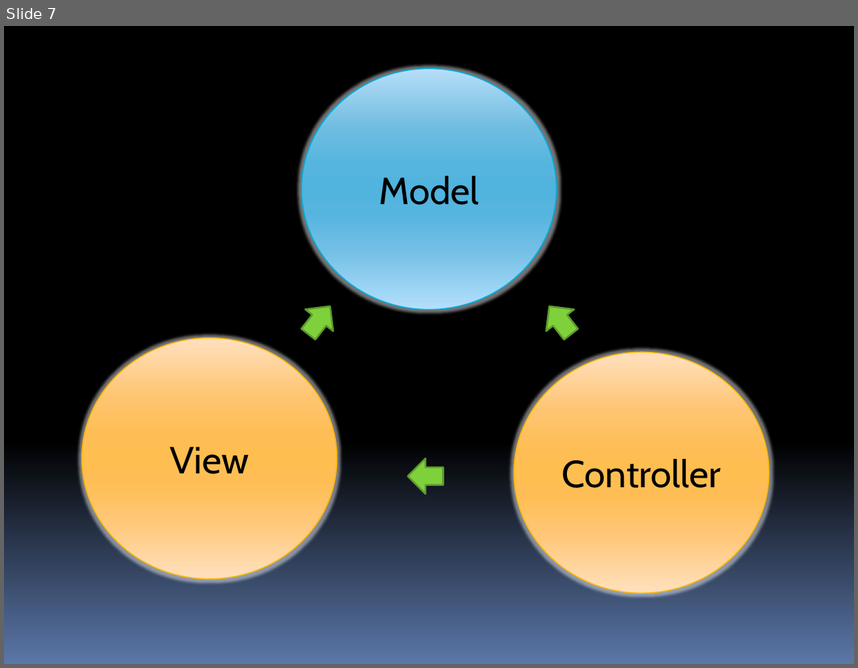
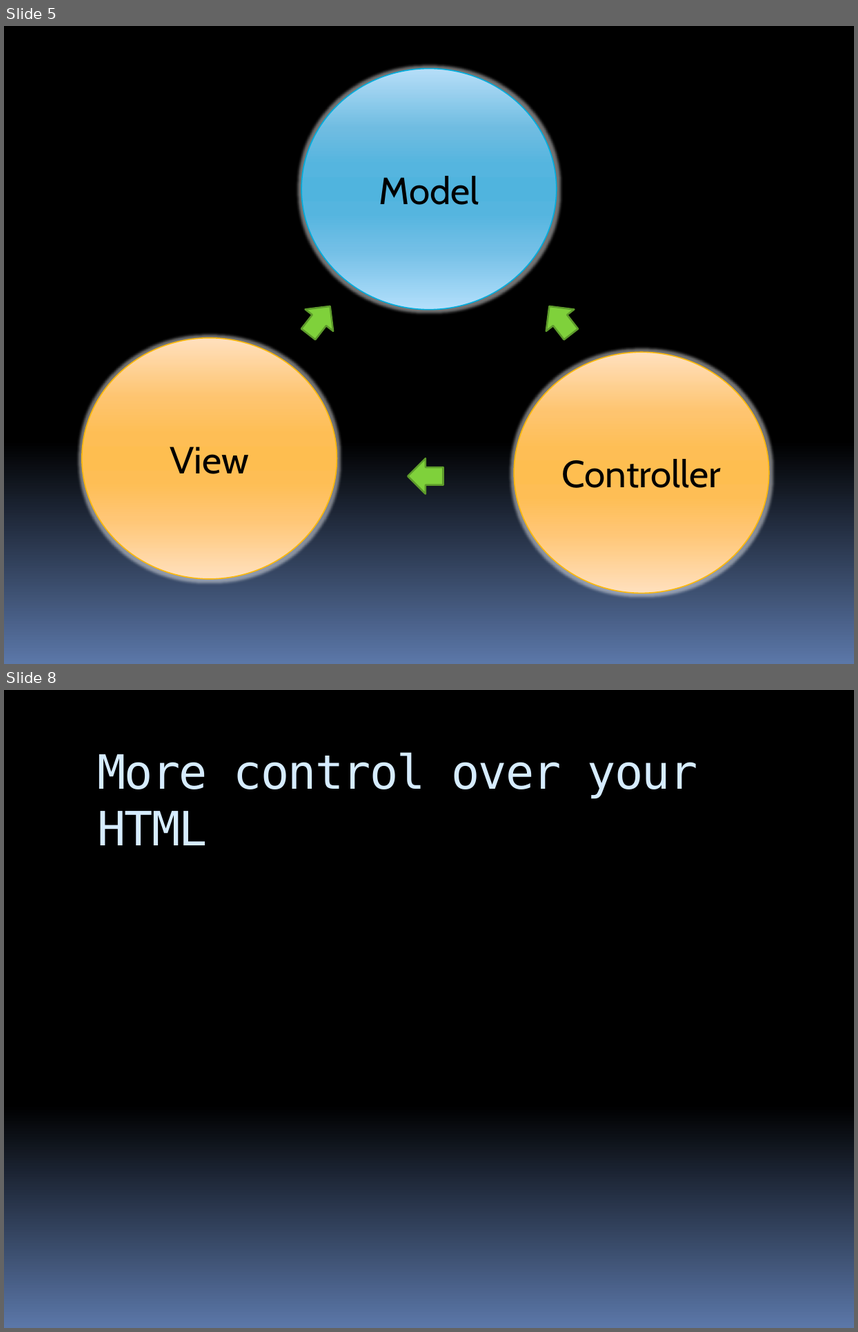
Before and after one commit to stevenharman/codeincubator, a slide deck: Samples/Getting-Started-With-MVC/Getting Started with MVC.pptx. Shown one above the other, each under a label of ours: slide 7 before the commit, slides 5 and 8 after it; the slides between them are not shown. The pictures are 858x668 and 858x1332 pixels, drawn with LibreOffice and Linux fonts; fonts in the diff are those of the drawing. Boxes give left, top, right and bottom in pixels: in the first picture for what was removed or moved away, otherwise in the second. Text is boxed around its words. In the diff, an @@ line names an element or a change of style, - is before the commit and + after.

```diff
--- a/Samples/Getting-Started-With-MVC/Getting Started with MVC.pptx
+++ b/Samples/Getting-Started-With-MVC/Getting Started with MVC.pptx
@@ slide 8 added at (4,690,854,1328), background gradient #000000 to #5B77A8 @@
@@ title added at (97,752,698,845), 40 pt, text #D6ECFF @@
+More control over your HTML
@@ what was slide 7 is now slide 5 @@
```
Also in this commit, not shown: 3 slides changed, 6 other slides added, 2 slides removed, 3 other files.
